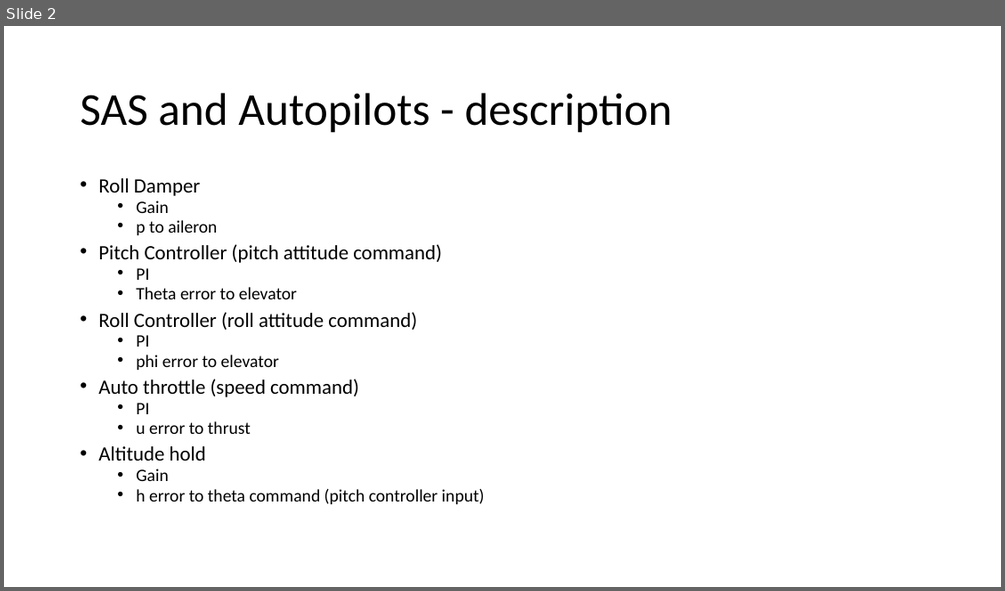
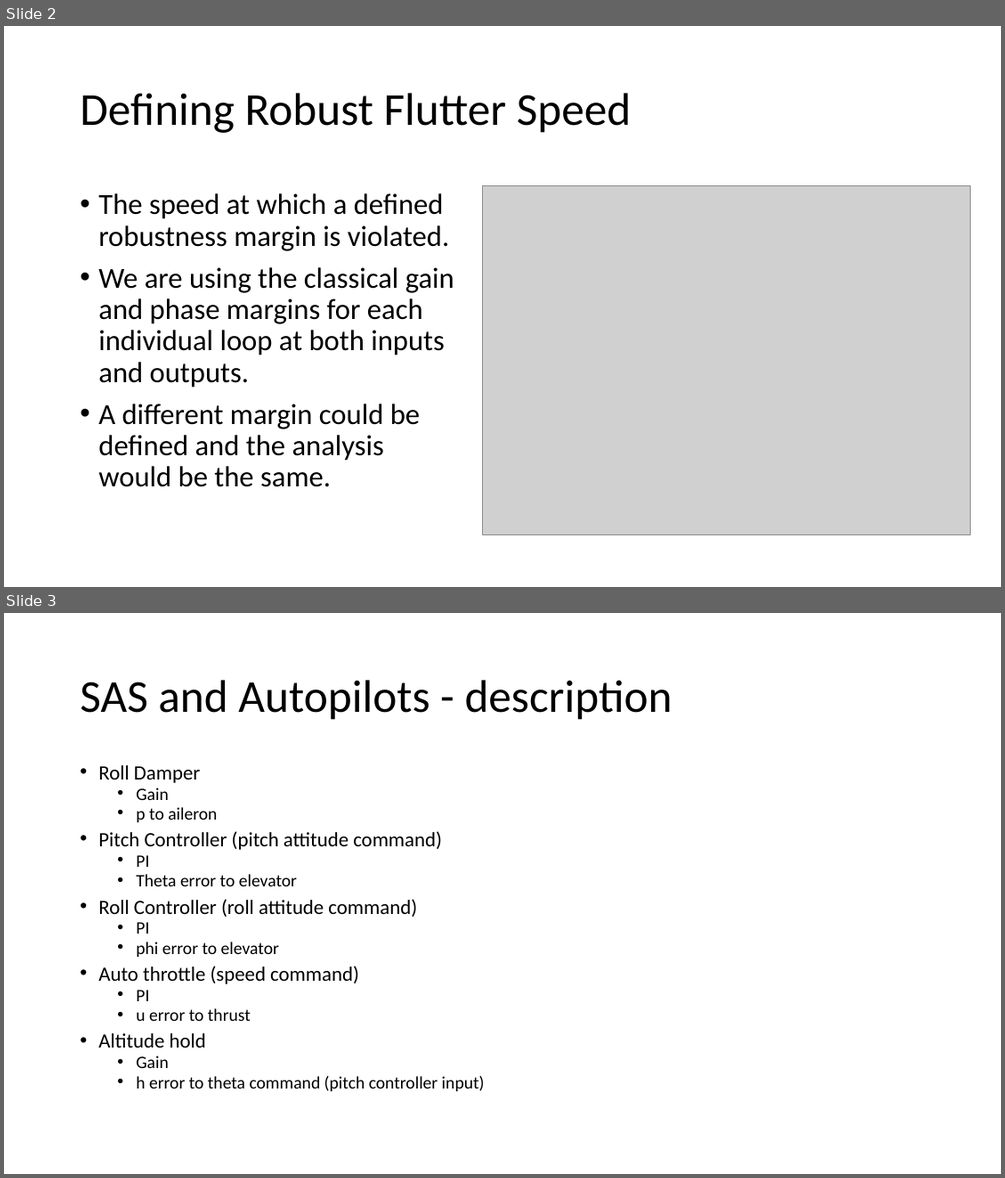
Before and after one commit to padmassun/mAEWing1, a slide deck: Software/Geri_Model_Package/Robustness/RobustnessAnalysis_02142019.pptx. Shown one above the other, each under a label of ours: slide 2 before the commit, slides 2 and 3 after it. The pictures are 1005x591 and 1005x1178 pixels, drawn with LibreOffice and Linux fonts; fonts in the diff are those of the drawing; grey boxes stand for pictures. Boxes give left, top, right and bottom in pixels: in the first picture for what was removed or moved away, otherwise in the second. Text is boxed around its words. In the diff, an @@ line names an element or a change of style, - is before the commit and + after.

Commit message:
updated Robustness/RobustnessAnalysisAP.m to plot gain margins using a linear scale (log scale option still present). Updated RobustnessAnalysis_02142019.pptx to reflect these changes.

```diff
--- a/Software/Geri_Model_Package/Robustness/RobustnessAnalysis_02142019.pptx
+++ b/Software/Geri_Model_Package/Robustness/RobustnessAnalysis_02142019.pptx
@@ slide 2 added at [4,26,1001,587], background #FFFFFF @@
@@ title added at [80,93,631,133], 44 pt, text #000000 @@
+Defining Robust Flutter Speed
@@ text added at [98,193,454,487], 28 pt, text #000000 @@
+• The speed at which a defined robustness margin is violated.
+• We are using the classical gain and phase margins for each individual loop at both inputs and outputs.
+• A different margin could be defined and the analysis would be the same.
@@ picture added at [483,186,971,535] @@
@@ what was slide 2 is now slide 3 @@
```
Also in this commit, not shown: 11 slides changed, 1 other file.
